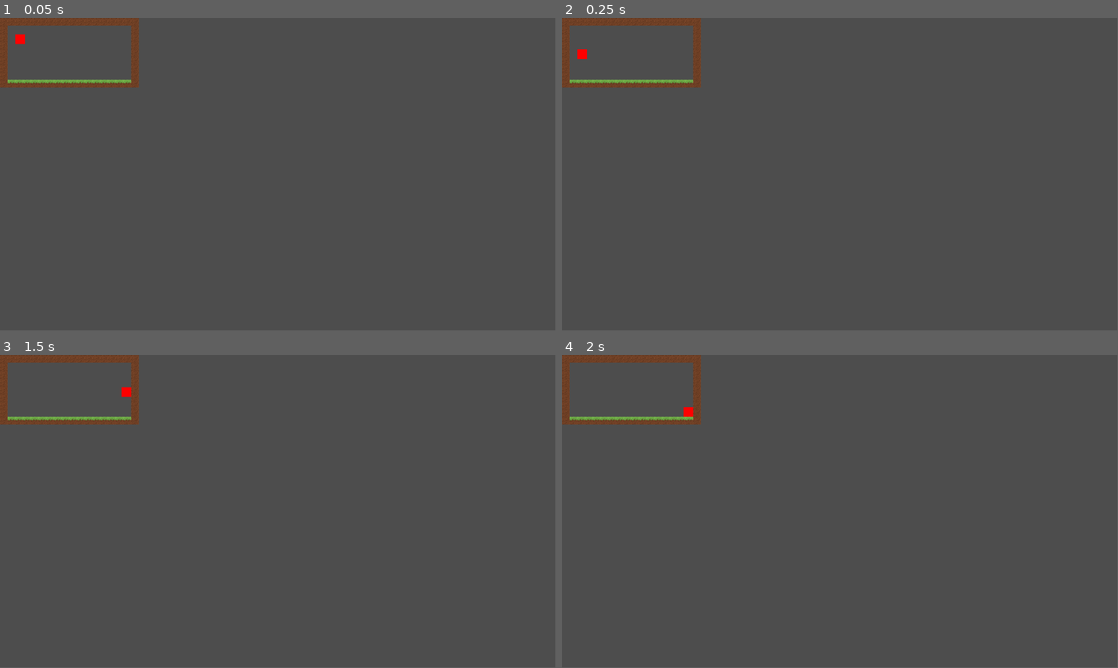
Above: before the commit, frames 1-4 (two rows, left to right).
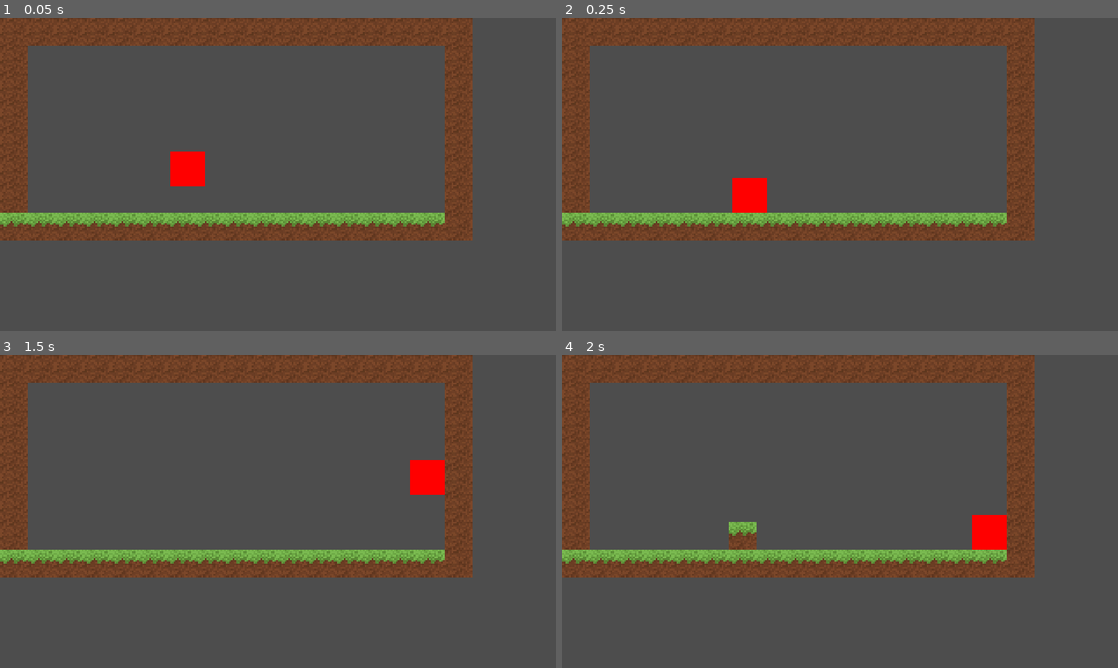
Above: after the commit, the same moments.

Repository: comedy01/blockgame
Game: Godot game, scene res://main.tscn
Same seed, same stepped clock (60 frames per second), same inputs: the game is played once before the commit and once after it.
Inputs (mouse positions are in pixels of both pictures, inside the frame that each line leads up to):
- Up to frame 1 (0.05 s): no input
- Up to frame 2 (0.25 s): no input
- Up to frame 3 (1.5 s): move the mouse to (400, 495) at 0.52 s; hold D (move_right) from 0.53 s (still down); click (400, 495) at 0.6 s; tap W (move_up) at 0.77 s; right-click (400, 495) at 0.8 s; move the mouse to (166, 527) at 1.27 s; right-click (166, 527) at 1.35 s
- Up to frame 4 (2 s): keep holding D (move_right); tap W (move_up) at 1.52 s; click (728, 527) at 1.55 s
In our replay, the window is 799x449 before the commit and 800x450 after it. These sizes can differ from the game's own. Grey fills any space a smaller window leaves; there, only what the larger window draws over its background counts as a difference.

The runs differ from the first frame. In frame 1, 21% of the frame differs, in the area x 0-85%, y 0-72%; in frame 2, 21%; in frame 3, 21%; in frame 4, 21%.

Commit message:
added block breaking and placing and renamed main scene to 'world'

Diff:
--- a/main.tscn
+++ b/main.tscn
@@ -1,5 +1,6 @@
-[gd_scene load_steps=5 format=3 uid="uid://cljo3v1xi128a"]
+[gd_scene load_steps=6 format=3 uid="uid://cljo3v1xi128a"]
 
+[ext_resource type="Script" path="res://world.gd" id="1_g5qjq"]
 [ext_resource type="PackedScene" uid="uid://vb3pn4biopt0" path="res://Player.tscn" id="1_ldb78"]
 [ext_resource type="Texture2D" uid="uid://1w5pmardxtlp" path="res://tileset.png" id="2_yxflm"]
 
@@ -32,19 +33,31 @@
 9:0/0 = 0
 9:0/0/physics_layer_0/linear_velocity = Vector2(0, 0)
 9:0/0/physics_layer_0/angular_velocity = 0.0
+12:0/0 = 0
+12:0/0/physics_layer_0/linear_velocity = Vector2(0, 0)
+12:0/0/physics_layer_0/angular_velocity = 0.0
+4:3/0 = 0
+4:3/0/physics_layer_0/linear_velocity = Vector2(0, 0)
+4:3/0/physics_layer_0/angular_velocity = 0.0
+13:1/0 = 0
+13:1/0/physics_layer_0/linear_velocity = Vector2(0, 0)
+13:1/0/physics_layer_0/angular_velocity = 0.0
+10:0/0 = 0
+10:0/0/physics_layer_0/linear_velocity = Vector2(0, 0)
+10:0/0/physics_layer_0/angular_velocity = 0.0
 
 [sub_resource type="TileSet" id="TileSet_coyn0"]
 physics_layer_0/collision_layer = 1
 sources/0 = SubResource("TileSetAtlasSource_r5xb0")
 
-[node name="Node" type="Node"]
+[node name="world" type="Node2D"]
+script = ExtResource("1_g5qjq")
 
 [node name="CharacterBody2D" parent="." instance=ExtResource("1_ldb78")]
-position = Vector2(42, 42)
+position = Vector2(108, 85)
 
 [node name="TileMap" type="TileMap" parent="."]
 texture_filter = 1
-position = Vector2(32, 32)
 tile_set = SubResource("TileSet_coyn0")
 format = 2
-layer_0/tile_data = PackedInt32Array(393216, 0, 0, 393217, 0, 0, 393218, 0, 0, 393219, 0, 0, 393220, 0, 0, 393221, 0, 0, 393222, 0, 0, 393223, 0, 0, 393224, 0, 0, 393225, 0, 0, 393226, 0, 0, 393227, 0, 0, 458751, 0, 0, 458750, 65536, 0, 393214, 65536, 0, 327678, 65536, 0, 262142, 65536, 0, 196606, 65536, 0, 131070, 65536, 0, 65534, 65536, 0, -2, 65536, 0, -65538, 65536, 0, -65537, 65536, 0, -131072, 65536, 0, -131071, 65536, 0, -131070, 65536, 0, -131069, 65536, 0, -131068, 65536, 0, -131067, 65536, 0, -131066, 65536, 0, -131065, 65536, 0, -131064, 65536, 0, -131063, 65536, 0, -131062, 65536, 0, -131061, 65536, 0, -131060, 65536, 0, -131059, 65536, 0, -131058, 65536, 0, -131057, 65536, 0, -65521, 65536, 0, 15, 65536, 0, 65551, 65536, 0, 131087, 65536, 0, 196623, 65536, 0, 262159, 65536, 0, 327695, 65536, 0, 393228, 0, 0, 393229, 0, 0, 393230, 0, 0, 393231, 65536, 0)
+layer_0/tile_data = PackedInt32Array(458752, 0, 0, 458753, 0, 0, 458754, 0, 0, 458755, 0, 0, 458756, 0, 0, 458757, 0, 0, 458758, 0, 0, 458759, 0, 0, 458760, 0, 0, 458761, 0, 0, 458762, 0, 0, 458763, 0, 0, 458764, 0, 0, 458765, 0, 0, 458766, 0, 0, 458767, 0, 0, 16, 65536, 0, 65552, 65536, 0, 131088, 65536, 0, 196624, 65536, 0, 262160, 65536, 0, 327696, 65536, 0, 393232, 65536, 0, 458768, 65536, 0, 393216, 65536, 0, 327680, 65536, 0, 262144, 65536, 0, 196608, 65536, 0, 131072, 65536, 0, 0, 65536, 0, 65536, 65536, 0, 1, 65536, 0, 2, 65536, 0, 3, 65536, 0, 4, 65536, 0, 5, 65536, 0, 6, 65536, 0, 7, 65536, 0, 8, 65536, 0, 9, 65536, 0, 10, 65536, 0, 11, 65536, 0, 12, 65536, 0, 13, 65536, 0, 14, 65536, 0, 15, 65536, 0)
--- a/project.godot
+++ b/project.godot
@@ -13,6 +13,13 @@
 config/name="blockgame"
 run/main_scene="res://main.tscn"
 config/features=PackedStringArray("4.2", "Forward Plus")
+
+[display]
+
+window/size/viewport_width=1920
+window/size/viewport_height=1080
+window/stretch/mode="canvas_items"
+window/stretch/scale=6.0
 
 [filesystem]
 
@@ -53,3 +60,13 @@
 "events": [Object(InputEventKey,"resource_local_to_scene":false,"resource_name":"","device":-1,"window_id":0,"alt_pressed":false,"shift_pressed":false,"ctrl_pressed":false,"meta_pressed":false,"pressed":false,"keycode":81,"physical_keycode":0,"key_label":0,"unicode":113,"echo":false,"script":null)
 ]
 }
+leftclick={
+"deadzone": 0.5,
+"events": [Object(InputEventMouseButton,"resource_local_to_scene":false,"resource_name":"","device":-1,"window_id":0,"alt_pressed":false,"shift_pressed":false,"ctrl_pressed":false,"meta_pressed":false,"button_mask":0,"position":Vector2(0, 0),"global_position":Vector2(0, 0),"factor":1.0,"button_index":1,"canceled":false,"pressed":false,"double_click":false,"script":null)
+]
+}
+rightclick={
+"deadzone": 0.5,
+"events": [Object(InputEventMouseButton,"resource_local_to_scene":false,"resource_name":"","device":-1,"window_id":0,"alt_pressed":false,"shift_pressed":false,"ctrl_pressed":false,"meta_pressed":false,"button_mask":0,"position":Vector2(0, 0),"global_position":Vector2(0, 0),"factor":1.0,"button_index":2,"canceled":false,"pressed":false,"double_click":false,"script":null)
+]
+}
--- /dev/null
+++ b/world.gd
@@ -0,0 +1,27 @@
+extends Node2D
+
+@onready var tile_map = $TileMap
+
+var BLOCK_LAYER : int = 0
+var SOURCE_ID : int = 0
+var EMPTY_CELL : Vector2i = Vector2i(10,0) #chose random empty cell for now, can change later
+
+
+func _ready():
+	pass
+
+func _process(delta):
+	pass
+
+
+func _input(event):
+	if Input.is_action_just_pressed("leftclick"):
+		var mouse_position : Vector2 = get_global_mouse_position()
+		var mouse_cell_position : Vector2i = tile_map.local_to_map(mouse_position)
+		var atlas_coords : Vector2i = Vector2i(0,0) #grass block atlas coords for now, can add block changing later
+		tile_map.set_cell(BLOCK_LAYER, mouse_cell_position, SOURCE_ID, atlas_coords)
+
+	elif Input.is_action_just_pressed("rightclick"):
+		var mouse_position : Vector2 = get_global_mouse_position()
+		var mouse_cell_position : Vector2i = tile_map.local_to_map(mouse_position)
+		tile_map.set_cell(BLOCK_LAYER, mouse_cell_position, SOURCE_ID, EMPTY_CELL)
